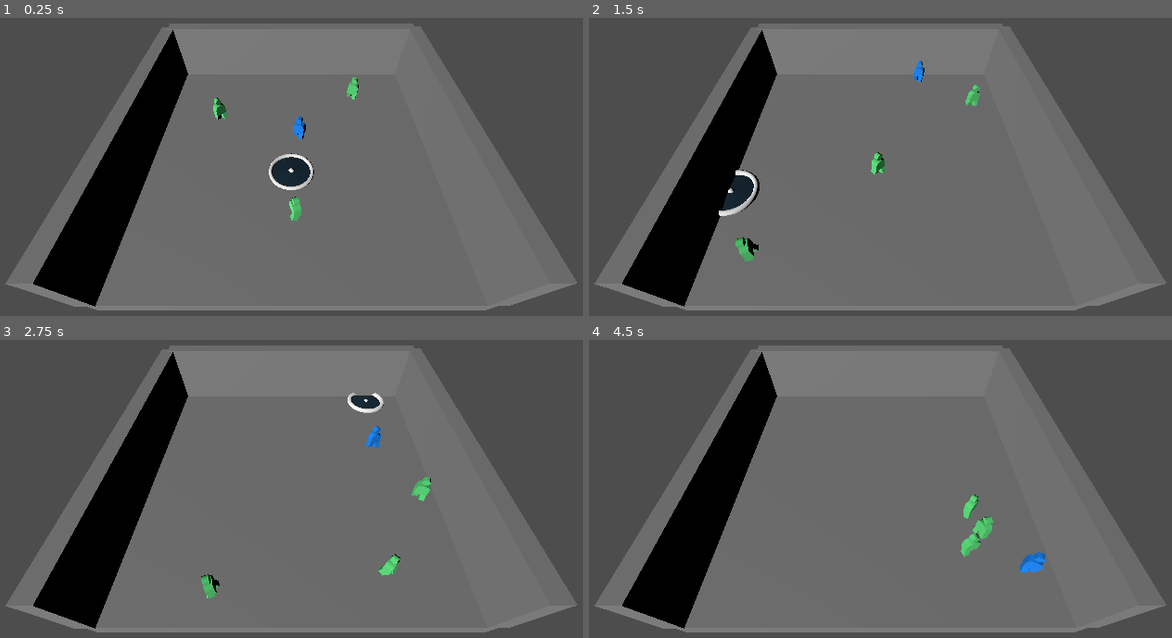
Above: before the commit, frames 1-4 (two rows, left to right).
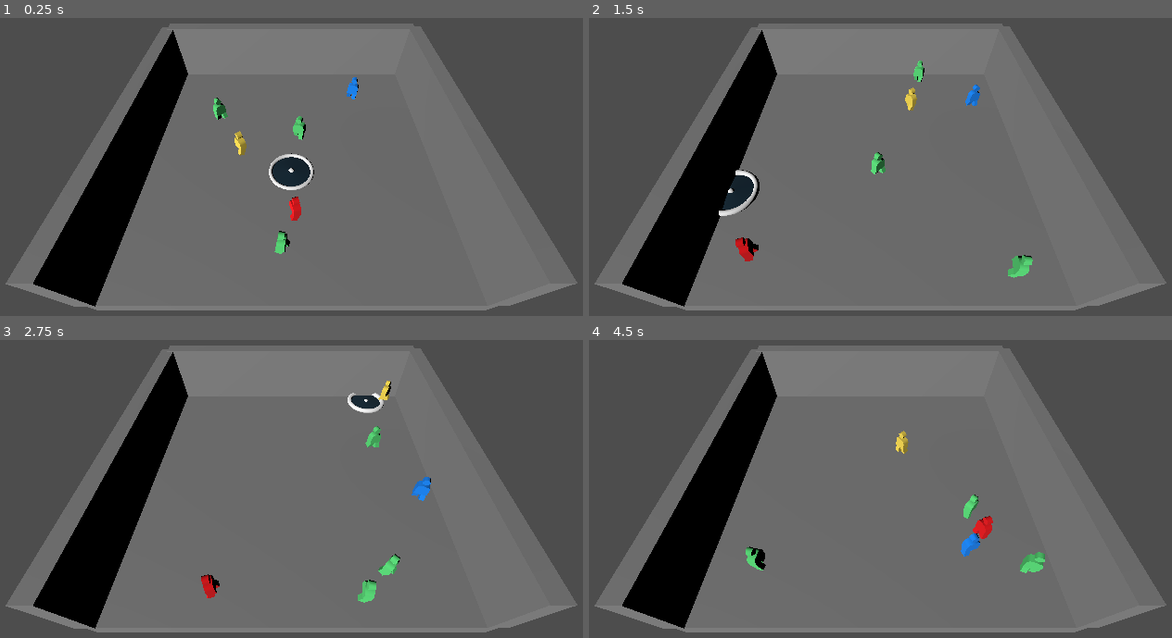
Above: after the commit, the same moments.

Repository: NewspaperTheCat/GMTK2025
Game: Godot game, scene res://Levels/Level1.tscn
Two runs of this game, one before a commit and one after it. Both use one fixed random seed, a clock stepped at 60 frames per second and the inputs below.
Inputs (mouse positions are in pixels of both pictures, inside the frame that each line leads up to):
- Up to frame 1 (0.25 s): no input
- Up to frame 2 (1.5 s): move the mouse to (1043, 152) at 0.52 s; click (1043, 152) at 0.67 s; move the mouse to (734, 193) at 1.27 s; click (734, 193) at 1.42 s
- Up to frame 3 (2.75 s): move the mouse to (367, 402) at 2.02 s; click (367, 402) at 2.17 s
- Up to frame 4 (4.5 s): move the mouse to (845, 578) at 2.77 s; click (845, 578) at 2.92 s; move the mouse to (1102, 557) at 3.52 s; click (1102, 557) at 3.67 s; move the mouse to (658, 432) at 4.27 s; click (658, 432) at 4.42 s

The runs differ from the first frame. In frame 1, 0.6% of the frame differs, in the area x 40-62%, y 19-80%; in frame 2, 0.7%; in frame 3, 0.7%; in frame 4, 0.9%, in the area x 26-79%, y 30-79%.

Commit message:
Got Basic Swapping Working

Diff:
--- a/Elements/grimblo.gd
+++ b/Elements/grimblo.gd
@@ -10,7 +10,7 @@
 
 @export var direction : Vector3
 @export var hasMoved := false
-@export var activeAlignment : alignment
+@export var activeAlignment : alignment = alignment.PASSIVE
 
 enum alignment { ACTIVE, PASSIVE, ENEMY, TARGET }
 
--- a/Elements/grimblo.tscn
+++ b/Elements/grimblo.tscn
@@ -152,7 +152,6 @@
 [node name="Grimblo" type="CharacterBody3D"]
 collision_layer = 4
 script = ExtResource("1_frpx3")
-activeAlignment = 1
 
 [node name="CollisionShape3D" type="CollisionShape3D" parent="."]
 transform = Transform3D(0.5, 0, 0, 0, 0.5, 0, 0, 0, 0.5, 0, 0, 0)
--- a/Elements/loopIndicator.gd
+++ b/Elements/loopIndicator.gd
@@ -26,7 +26,9 @@
 	if detector.is_colliding():
 		for i in detector.get_collision_count():
 			var body = detector.get_collider(i)
-	print(detector.get_collision_count())
 
 func get_captured():
-	return detector.collision_result
+	var collided_bodies = []
+	for i in detector.get_collision_count():
+			collided_bodies.append(detector.get_collider(i))
+	return collided_bodies
--- a/Elements/player.gd
+++ b/Elements/player.gd
@@ -17,7 +17,7 @@
 			loop_indicator.reset_scale()
 		else:
 			pass
-			#initiate swap scan/sequence
+			pass_sequence()
 			loop_indicator.reset_scale()
 
 func get_mouse_coord() -> Vector3:
@@ -45,13 +45,15 @@
 	if captured.size() < 2:
 		return
 
+	print("captured a relevant: " + str(captured.size()) + " peeps")
+
 	var recipients = []
 	var secret_holder = null
 	var holds_opp = false
 	for i in range(captured.size()):
 		if captured[i].activeAlignment == Grimblo.alignment.ENEMY:
 			holds_opp = true
-		elif captured[i].knows:
+		elif captured[i].activeAlignment == Grimblo.alignment.ACTIVE:
 			secret_holder = captured[i]
 		else:
 			recipients.append(captured[i])
@@ -63,7 +65,7 @@
 
 	var chosen_recipient = null
 	var to_win = false
-	for i in range(recipients.size):
+	for i in range(recipients.size()):
 		if recipients[i].activeAlignment == Grimblo.alignment.TARGET:
 			chosen_recipient = recipients[i]
 			to_win = true
@@ -75,4 +77,7 @@
 		print("HUZZAH, you did it!!")
 	else:
 		chosen_recipient.activeAlignment = Grimblo.alignment.ACTIVE
+		chosen_recipient.set_color()
 	secret_holder.activeAlignment = Grimblo.alignment.PASSIVE
+	secret_holder.set_color()
+	MeshInstance3D
--- a/Levels/Level1.tscn
+++ b/Levels/Level1.tscn
@@ -89,3 +89,13 @@
 [node name="Grimblo2" parent="." instance=ExtResource("1_3anf8")]
 transform = Transform3D(1, 0, 0, 0, 1, 0, 0, 0, 1, 0.825112, 0.25, 2.30308)
 direction = Vector3(-3, 0, 1)
+activeAlignment = 2
+
+[node name="Grimblo5" parent="." instance=ExtResource("1_3anf8")]
+transform = Transform3D(1, 0, 0, 0, 1, 0, 0, 0, 1, -2.31869, 0.25, 0.506875)
+direction = Vector3(5, 0, -4)
+activeAlignment = 3
+
+[node name="Grimblo6" parent="." instance=ExtResource("1_3anf8")]
+transform = Transform3D(1, 0, 0, 0, 1, 0, 0, 0, 1, -0.987118, 0.25, 3.43036)
+direction = Vector3(6, 0, 1)
Not shown: 1 places in Levels/Level1.tscn that only renumber resources
Not shown: 1 places in Materials/LoopIndicatorHighlight.tres that only renumber resources
Not shown: 1 places in Materials/LoopIndicatorShadow.tres that only renumber resources
